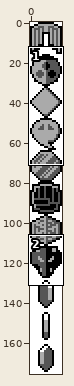
Two versions of one sprite sheet, gfx/trainer_card/johto_badges.png. The picture above shows the old version from afar; the outline marks the close-up.
Close-up. Before:
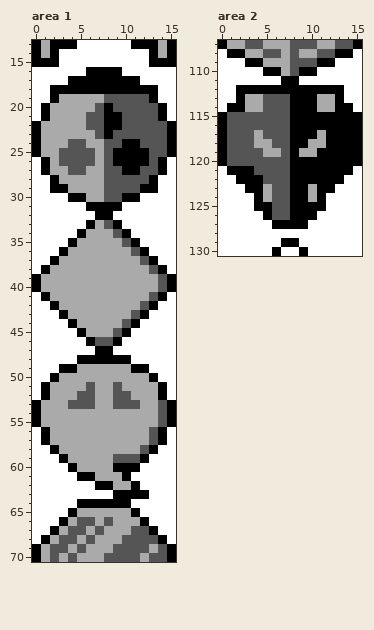
The file is 16x176 pixels. Shown: area 1: x 0..15, y 13..70; area 2: x 0..15, y 107..130.
And afterwards:
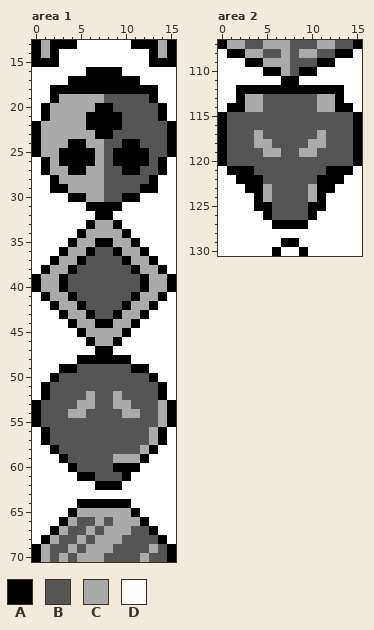
Palette (. is transparent): A #000000  B #555555  C #aaaaaa  D #ffffff
Changes in this commit:
Area 1:
y 20: x 7 B -> A
y 21..22: x 6..7 BB -> AA
y 23: x 7 B -> A
y 24: x 4..5 BB -> AA
y 25..26: x 3..6 BBBB -> AAAA
y 27: x 4..5 BB -> AA
y 33: x 8 B -> C
y 34: x 9 B -> C
y 35: x 7..8 CC -> AA; x 10 B -> C
y 36: x 6..9 CCCC -> ABBA; x 11 B -> C
y 37: x 5..10 CCCCCC -> ABBBBA; x 12 B -> C
y 38: x 4..11 CCCCCCCC -> ABBBBBBA; x 13 B -> C
y 39..40: x 3..12 CCCCCCCCCC -> ABBBBBBBBA; x 14 B -> C
y 41: x 4..11 CCCCCCCC -> ABBBBBBA; x 13 B -> C
y 42: x 5..10 CCCCCC -> ABBBBA; x 12 B -> C
y 43: x 6..9 CCCC -> ABBA; x 11 B -> C
y 44: x 7..8 CC -> AA; x 10 B -> C
y 45: x 9 B -> C
y 46: x 7..8 BB -> CC
y 49: x 5..10 CCCCCC -> BBBBBB
y 50: x 3..12 CCCCCCCCCC -> BBBBBBBBBB
y 51: x 2..5 CCCC -> BBBB; x 7..8 CC -> BB; x 10..13 CCCC -> BBBB
y 52: x 2..4 CCC -> BBB; x 6..9 BCCB -> CBBC; x 11..13 CCC -> BBB
y 53: x 1..3 CCC -> BBB; x 5..10 BBCCBB -> CCBBCC; x 12..14 CCB -> BBC
y 54: x 1..3 CCC -> BBB; x 6..9 CCCC -> BBBB; x 12..14 CCB -> BBC
y 55: x 1..14 CCCCCCCCCCCCCB -> BBBBBBBBBBBBBC
y 56..57: x 2..13 CCCCCCCCCCCB -> BBBBBBBBBBBC
y 58: x 3..12 CCCCCCCCCB -> BBBBBBBBBC
y 59: x 4..11 CCCCCBBB -> BBBBBCCC
y 60: x 5..8 CCCC -> BBBB
y 61: x 7..9 CCC -> BBB
y 62: x 9..11 CCA -> ADD
y 63: x 9..12 AAAA -> DDDD
Area 2:
y 113..114: x 8..10 AAA -> BBB
y 115..116: x 8..14 AAAAAAA -> BBBBBBB
y 117: x 8..10 AAA -> BBB; x 12..14 AAA -> BBB
y 118: x 8..9 AA -> BB; x 12..14 AAA -> BBB
y 119: x 8 A -> B; x 11..14 AAAA -> BBBB
y 120: x 8..14 AAAAAAA -> BBBBBBB
y 121: x 8..11 AAAA -> BBBB
y 122: x 8..10 AAA -> BBB
y 123..126: x 8..9 AA -> BB
Changed places in both close-ups, as pixel boxes (x1, y1, x2, y2):
changed: (59, 103, 104, 175)
changed: (41, 220, 167, 499)
changed: (290, 94, 353, 220)
